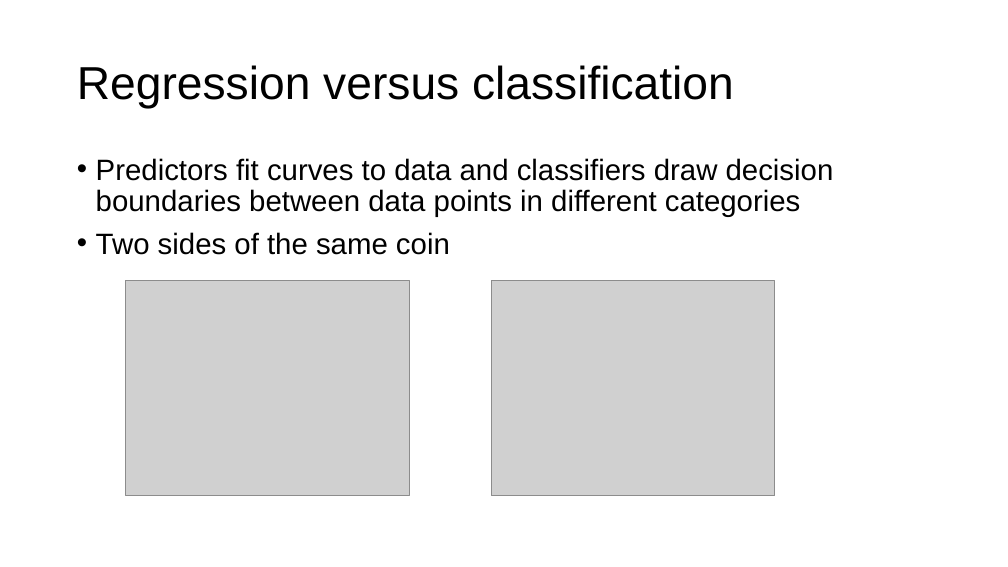
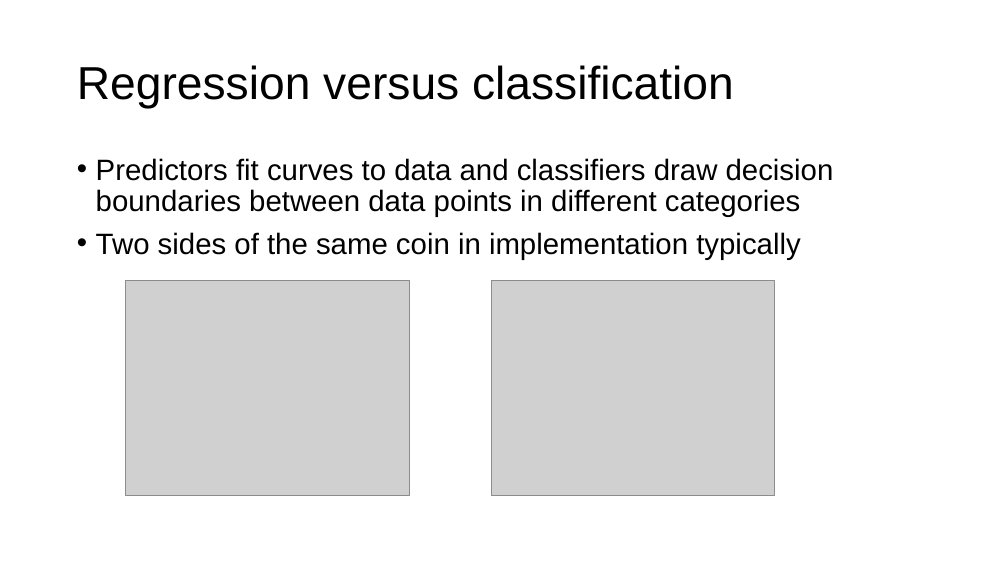
Before and after one commit to parrt/fundamentals-of-deep-learning, a slide deck: slide 4 of lectures/intro.pptx. Drawn at 1008x567 pixels with LibreOffice and Linux fonts; fonts in the diff are those of the drawing; grey boxes stand for pictures; background and template pictures are left out. Boxes give left, top, right and bottom in pixels: in the first picture for what was removed or moved away, otherwise in the second. Text is boxed around its words. In the diff, an @@ line names an element or a change of style, - is before the commit and + after.

```diff
--- a/lectures/intro.pptx
+++ b/lectures/intro.pptx
@@ text at (96, 232, 800, 260): text changed @@
-• Two sides of the same coin
+• Two sides of the same coin in implementation typically
```
Also in this commit, not shown: 12 other slides changed, 7 slides added, 4 slides removed, 8 other files.
